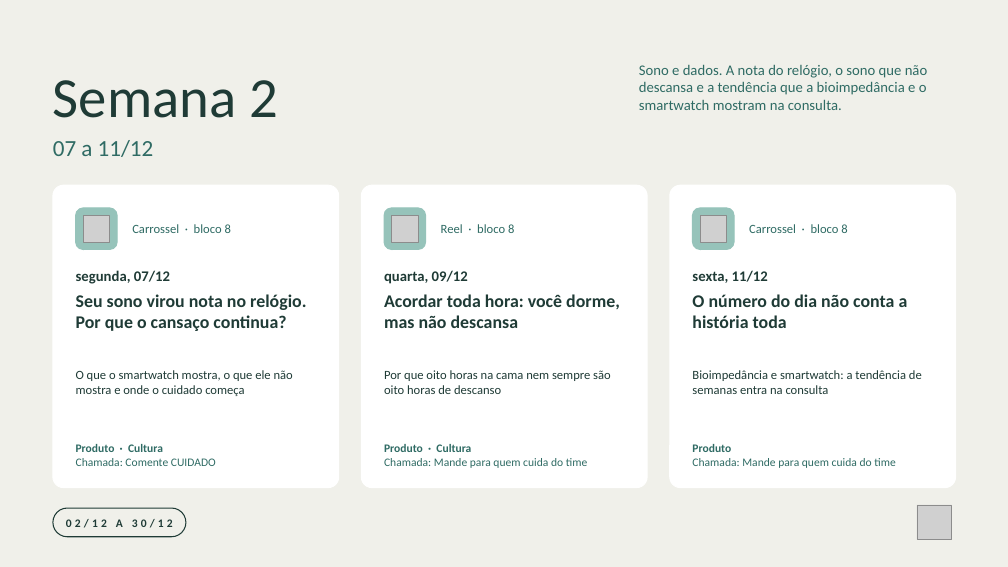
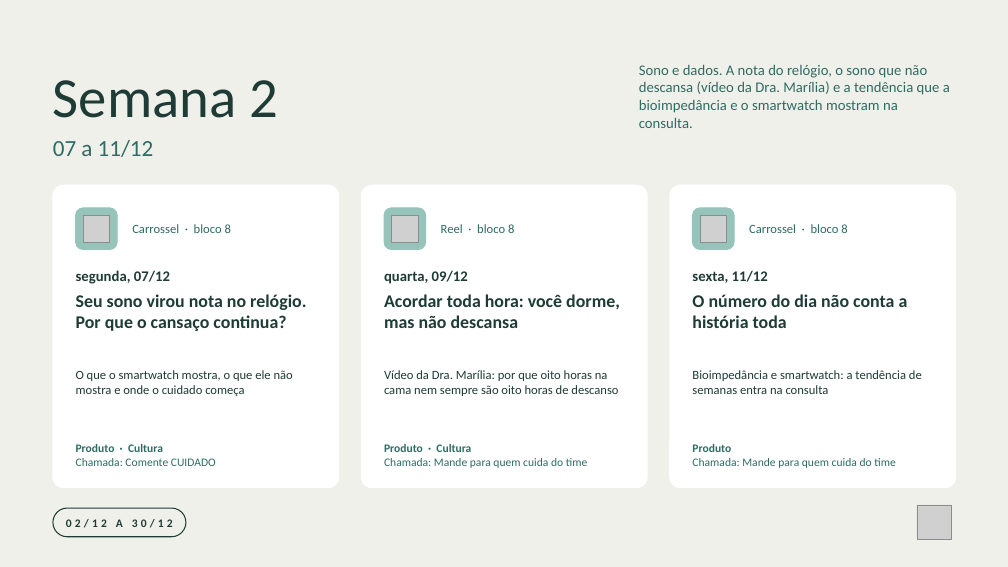
Before and after one commit to nina-rebello/comunicao-fh, a slide deck: slide 4 of marketing/calendario-dezembro/Programacao_Instagram_Dezembro_2026.pptx. Drawn at 1008x567 pixels with LibreOffice and Linux fonts; fonts in the diff are those of the drawing; grey boxes stand for pictures. Boxes give left, top, right and bottom in pixels: in the first picture for what was removed or moved away, otherwise in the second. Text is boxed around its words. In the diff, an @@ line names an element or a change of style, - is before the commit and + after.

```diff
--- a/marketing/calendario-dezembro/Programacao_Instagram_Dezembro_2026.pptx
+++ b/marketing/calendario-dezembro/Programacao_Instagram_Dezembro_2026.pptx
@@ text at bbox=[639, 64, 950, 128]: text changed @@
-Sono e dados. A nota do relógio, o sono que não descansa e a tendência que a bioimpedância e o smartwatch mostram na consulta.
+Sono e dados. A nota do relógio, o sono que não descansa (vídeo da Dra. Marília) e a tendência que a bioimpedância e o smartwatch mostram na consulta.
@@ text at bbox=[384, 370, 618, 396]: text changed @@
-Por que oito horas na cama nem sempre são oito horas de descanso
+Vídeo da Dra. Marília: por que oito horas na cama nem sempre são oito horas de descanso
```
Also in this commit, not shown: 5 other slides changed, 13 other files.
